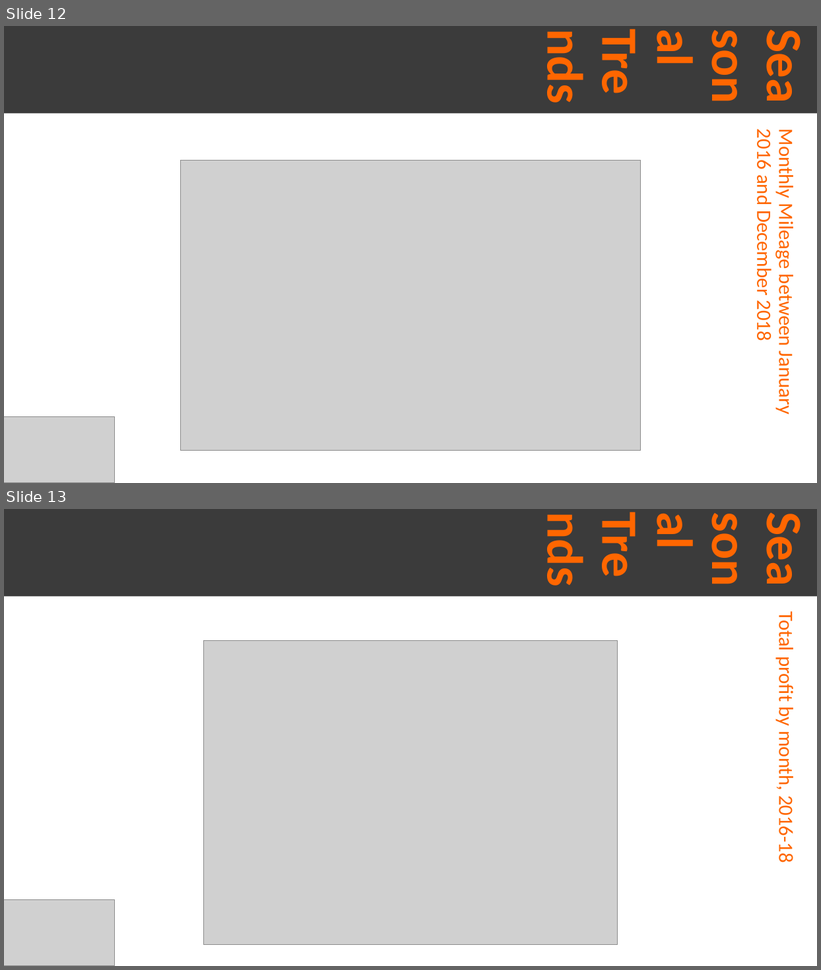
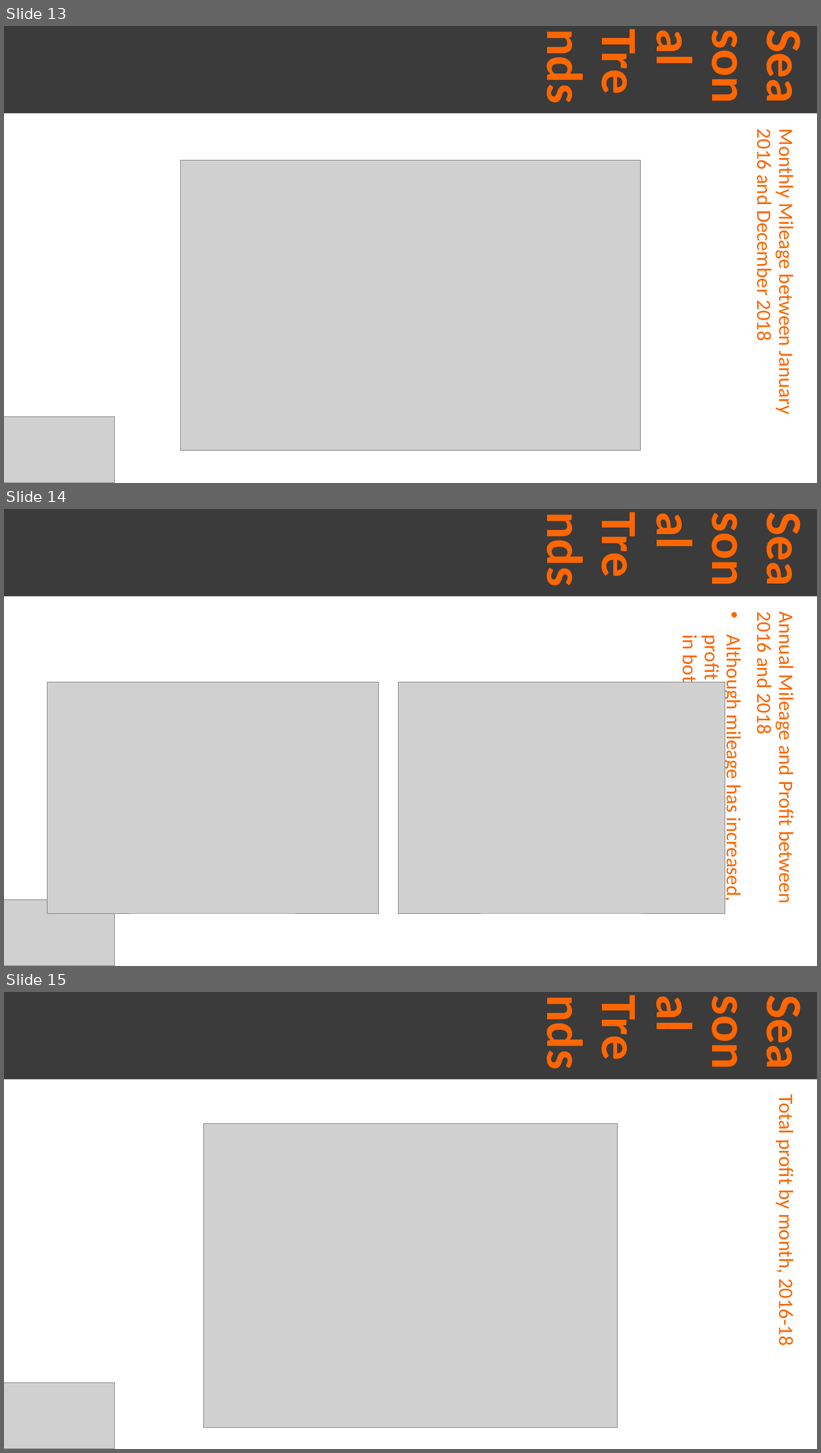
Before and after one commit to rainbow31499/lisum-10, a slide deck: week-3/Week_3_Presentation.pptx. Shown one above the other, each under a label of ours: slides 12 and 13 before the commit, slides 13, 14 and 15 after it. The pictures are 821x970 and 821x1453 pixels, drawn with LibreOffice and Linux fonts; fonts in the diff are those of the drawing; grey boxes stand for pictures. Boxes give left, top, right and bottom in pixels: in the first picture for what was removed or moved away, otherwise in the second. Text is boxed around its words. In the diff, an @@ line names an element or a change of style, - is before the commit and + after.

```diff
--- a/week-3/Week_3_Presentation.pptx
+++ b/week-3/Week_3_Presentation.pptx
@@ slide 14 added at (4, 509, 817, 966), background #FFFFFF @@
@@ title added at (4, 509, 817, 596), fill #3B3B3B, 60 pt, text #FF6600, bold @@
+Seasonal Trends
@@ subtitle added at (677, 616, 799, 902), 24 pt, text #FF6600 @@
+Annual Mileage and Profit between 2016 and 2018
+• Although mileage has increased, profit has seen a slight decrease in both companies.
@@ picture added at (47, 682, 378, 914) @@
@@ picture added at (399, 682, 725, 914) @@
@@ picture added at (4, 900, 114, 966) @@
@@ what was slide 12 is now slide 13 @@
@@ what was slide 13 is now slide 15 @@
```
Also in this commit, not shown: 1 slide changed, 1 other slide added.
